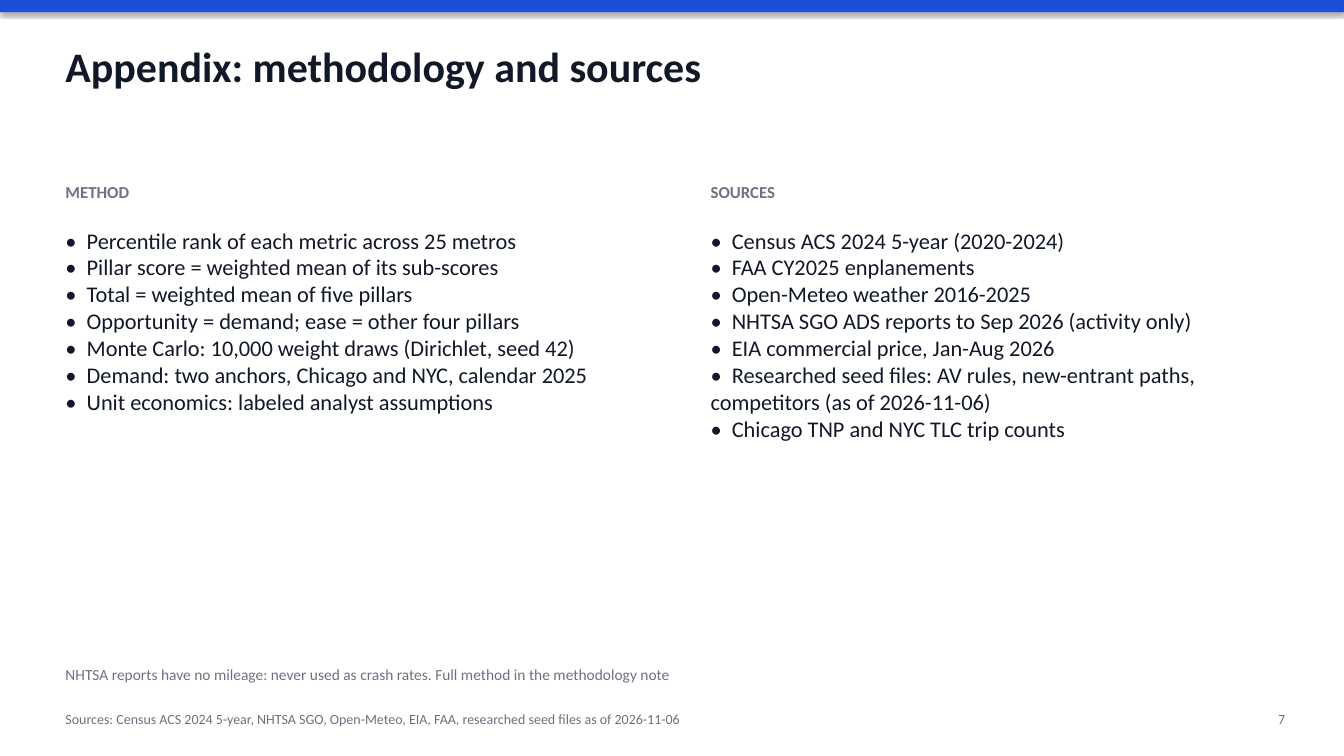
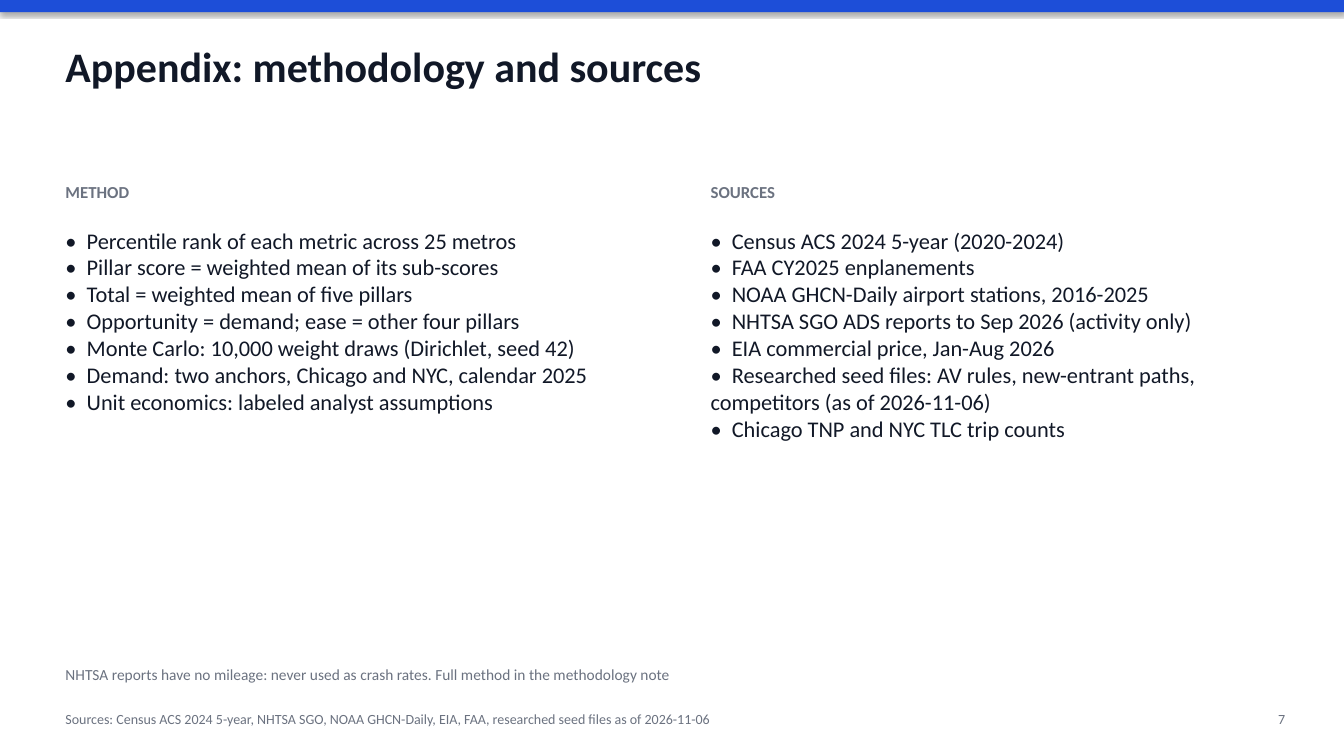
Before and after one commit to jmayank574/av-expansion-strategy, a slide deck: slide 7 of reports/deck.pptx. Drawn at 1344x756 pixels with LibreOffice and Linux fonts; fonts in the diff are those of the drawing. Boxes give left, top, right and bottom in pixels: in the first picture for what was removed or moved away, otherwise in the second. Text is boxed around its words. In the diff, an @@ line names an element or a change of style, - is before the commit and + after.

```diff
--- a/reports/deck.pptx
+++ b/reports/deck.pptx
@@ text at (732,286,1148,306): text changed @@
-• Open-Meteo weather 2016-2025
+• NOAA GHCN-Daily airport stations, 2016-2025
@@ text at (65,714,710,726): text changed @@
-Sources: Census ACS 2024 5-year, NHTSA SGO, Open-Meteo, EIA, FAA, researched seed files as of 2026-11-06
+Sources: Census ACS 2024 5-year, NHTSA SGO, NOAA GHCN-Daily, EIA, FAA, researched seed files as of 2026-11-06
```
Also in this commit, not shown: 6 other slides changed, 40 other files.
